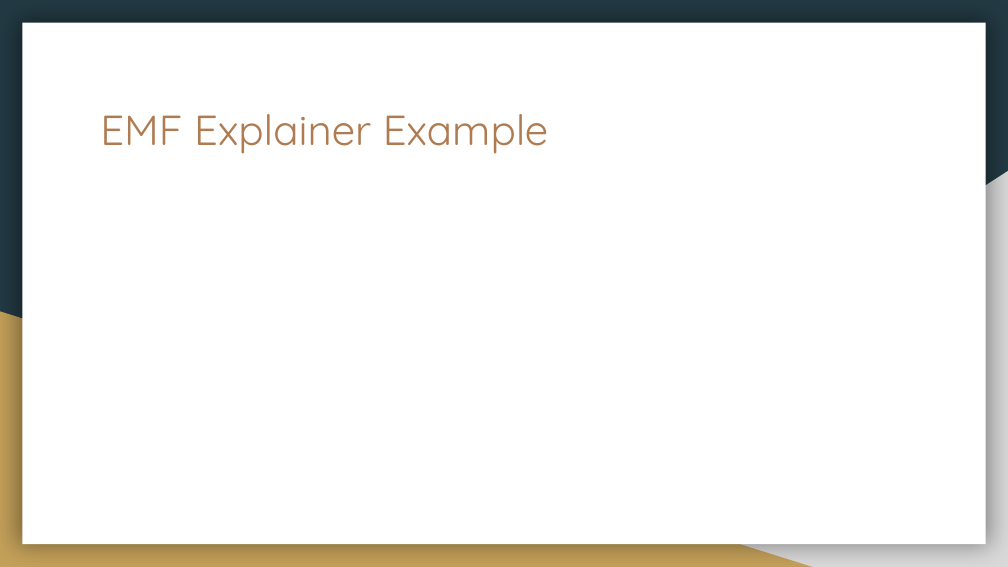
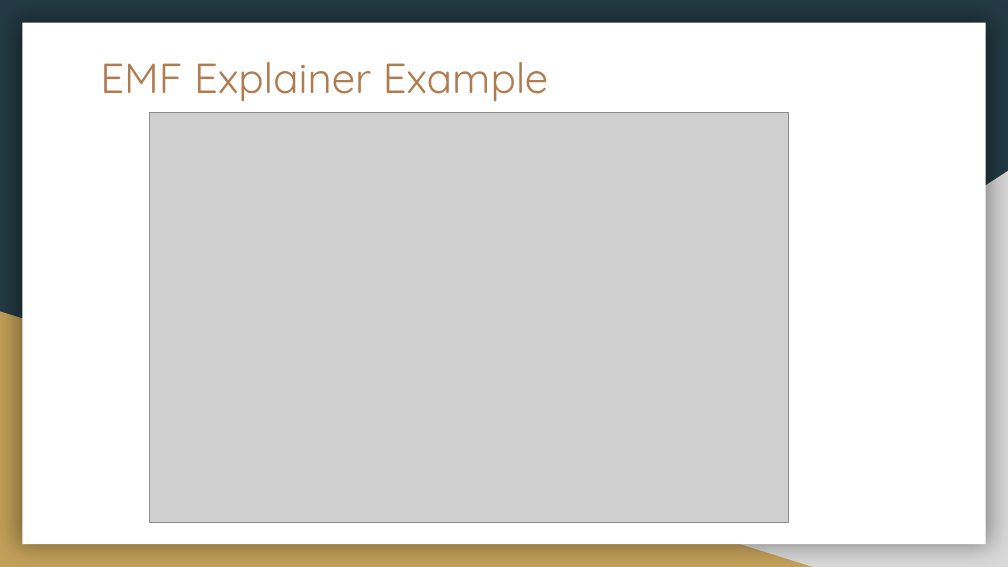
Before and after one commit to aidowu1/Hands-on-Intro-to-building-Explainability-for-RecSys, a slide deck: slide 31 of Presentation/Hands-on Intro to developing Explainability for Recommendation Systems.pptx (slide 30 before the commit). Drawn at 1008x567 pixels with LibreOffice and Linux fonts; fonts in the diff are those of the drawing; grey boxes stand for pictures. Boxes give left, top, right and bottom in pixels: in the first picture for what was removed or moved away, otherwise in the second. Text is boxed around its words. In the diff, an @@ line names an element or a change of style, - is before the commit and + after.

```diff
--- a/Presentation/Hands-on Intro to developing Explainability for Recommendation Systems.pptx
+++ b/Presentation/Hands-on Intro to developing Explainability for Recommendation Systems.pptx
@@ title "EMF Explainer Example" moved from (x1=100, y1=114, x2=549, y2=154) to (x1=100, y1=62, x2=549, y2=102) @@
@@ picture added at (x1=149, y1=113, x2=788, y2=523) @@
```
Also in this commit, not shown: 11 other slides changed, 5 slides added, 1 slide removed, 9 other files.
